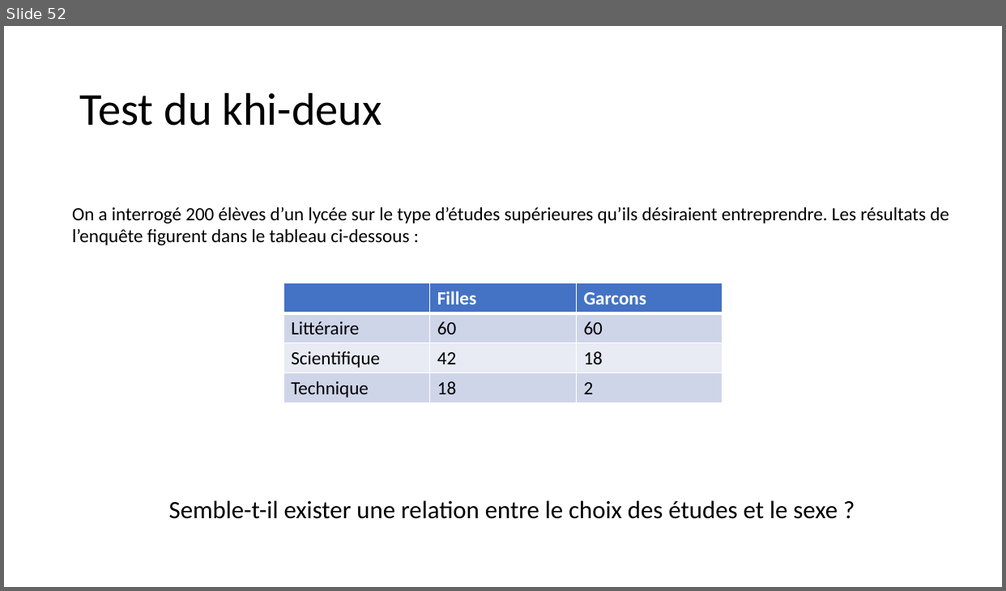
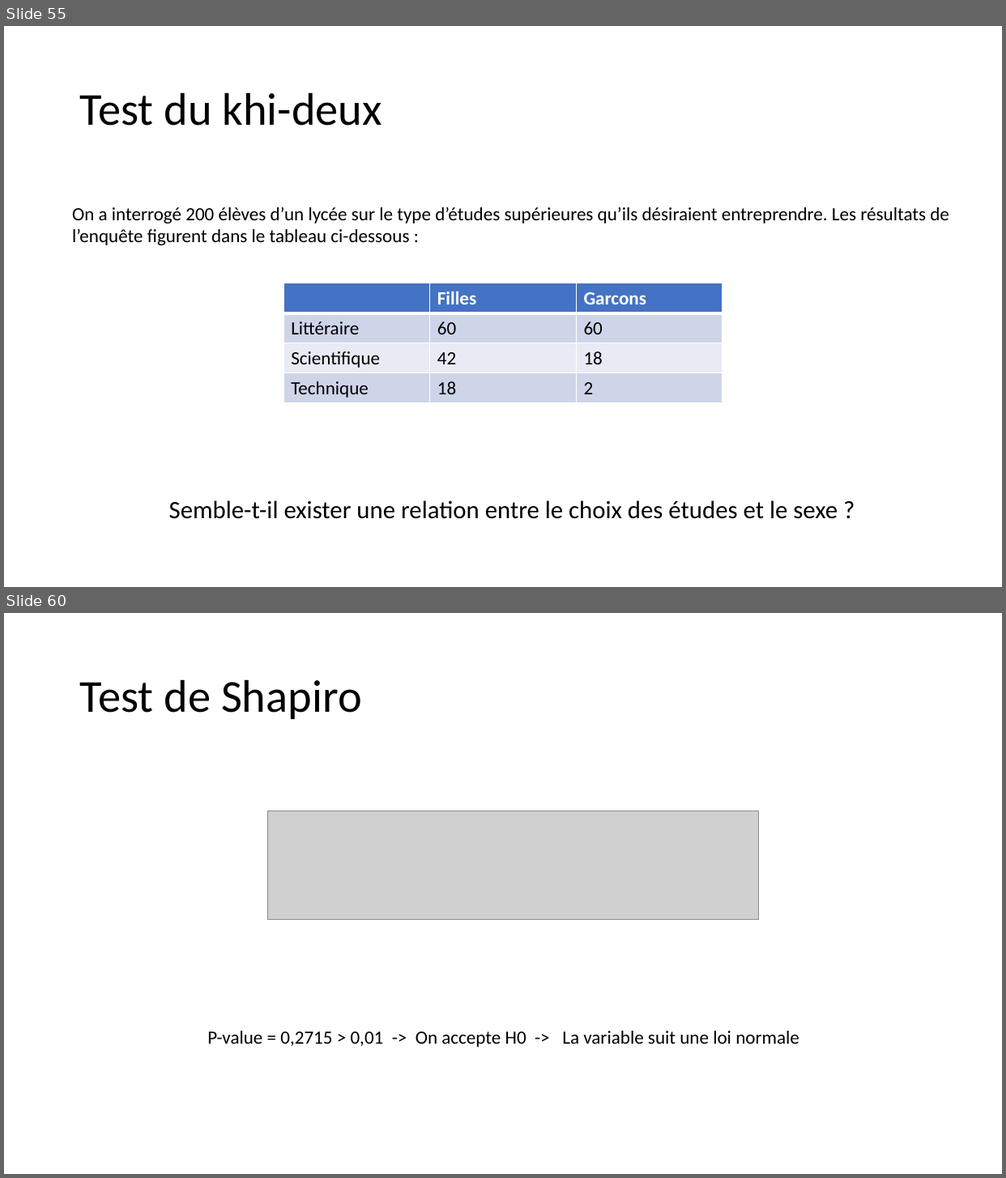
Before and after one commit to Arkantick/Enseignement_EPSI_LangageR, a slide deck: EPSI/Langage R/Statistiques Descriptives/Statistiques_Descriptives_R_Cours.pptx. Shown one above the other, each under a label of ours: slide 52 before the commit, slides 55 and 60 after it; the slides between them are not shown. The pictures are 1006x591 and 1006x1178 pixels, drawn with LibreOffice and Linux fonts; fonts in the diff are those of the drawing; grey boxes stand for pictures. Boxes give left, top, right and bottom in pixels: in the first picture for what was removed or moved away, otherwise in the second. Text is boxed around its words. In the diff, an @@ line names an element or a change of style, - is before the commit and + after.

```diff
--- a/EPSI/Langage R/Statistiques Descriptives/Statistiques_Descriptives_R_Cours.pptx
+++ b/EPSI/Langage R/Statistiques Descriptives/Statistiques_Descriptives_R_Cours.pptx
@@ slide 60 added at (4,613,1002,1174), background #FFFFFF @@
@@ title added at (80,679,362,719), 44 pt, text #000000 @@
+Test de Shapiro
@@ picture added at (268,811,759,919) @@
@@ text added at (207,1031,799,1047), 18 pt, text #000000 @@
+P-value = 0,2715 > 0,01 -> On accepte H0 -> La variable suit une loi normale
@@ what was slide 52 is now slide 55 @@
```
Also in this commit, not shown: 8 slides changed, 6 other slides added, 2 slides removed, 1 other file.
